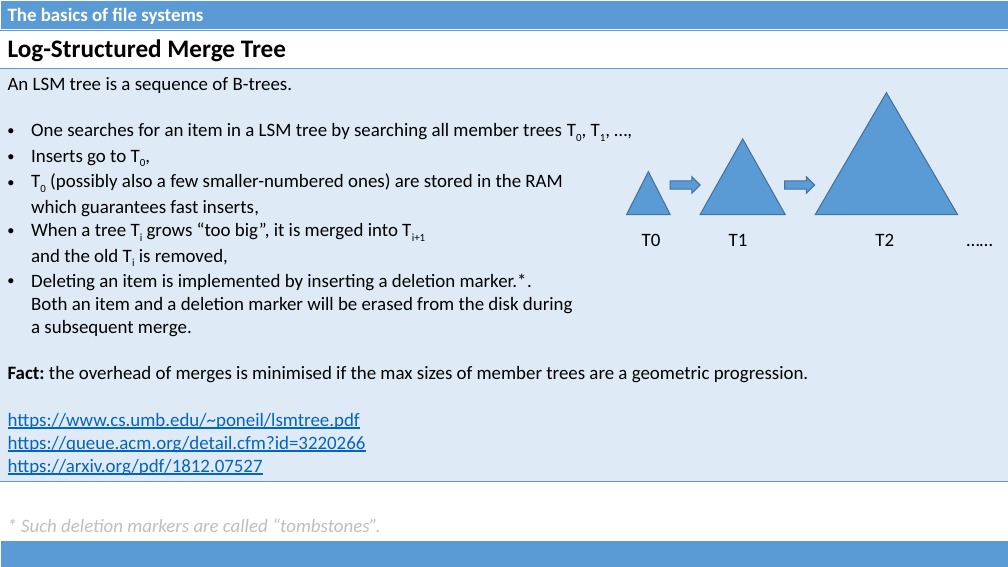
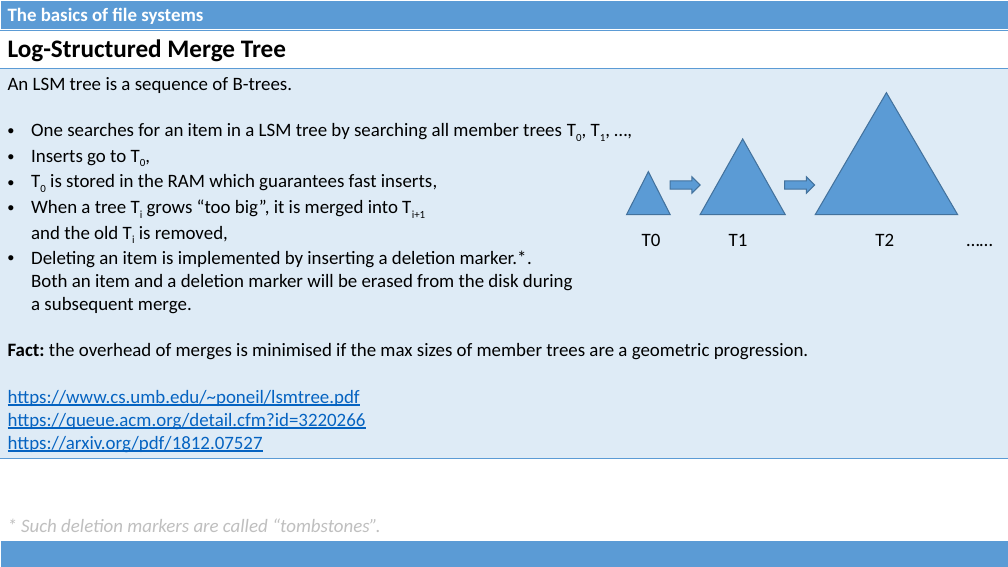
Before and after one commit to dominiquelefevre/filesystems-101-jb, a slide deck: slide 37 of talks/src/class05.pptx (slide 32 before the commit). Drawn at 1008x567 pixels with LibreOffice and Linux fonts; fonts in the diff are those of the drawing. Boxes give left, top, right and bottom in pixels: in the first picture for what was removed or moved away, otherwise in the second. Text is boxed around its words. In the diff, an @@ line names an element or a change of style, - is before the commit and + after.

Commit message:
class05: add slides about prefix compression and separator keys compression.
Also, fix some typos.

```diff
--- a/talks/src/class05.pptx
+++ b/talks/src/class05.pptx
@@ table at (0,30,1008,457) @@
-row 2, column 1: An LSM tree is a sequence of B-trees. / One searches for an item in a LSM tree by searching all member trees T0, T1, …, / Inserts go to T0, / T0 (possibly also a few smaller-numbered ones) are stored in the RAM which guarantees fast inserts, / When a tree Ti grows “too big”, it is merged into Ti+1 and the old Ti is removed, / Deleting an item is implemented by inserting a deletion marker.*. Both an item and a deletion marker will be erased from the disk during a subsequent merge. / Fact: the overhead of merges is minimised if the max sizes of member trees are a geometric progression. / https://www.cs.umb.edu/~poneil/lsmtree.pdf / https://queue.acm.org/detail.cfm?id=3220266 / https://arxiv.org/pdf/1812.07527
+row 2, column 1: An LSM tree is a sequence of B-trees. / One searches for an item in a LSM tree by searching all member trees T0, T1, …, / Inserts go to T0, / T0 is stored in the RAM which guarantees fast inserts, / When a tree Ti grows “too big”, it is merged into Ti+1 and the old Ti is removed, / Deleting an item is implemented by inserting a deletion marker.*. Both an item and a deletion marker will be erased from the disk during a subsequent merge. / Fact: the overhead of merges is minimised if the max sizes of member trees are a geometric progression. / https://www.cs.umb.edu/~poneil/lsmtree.pdf / https://queue.acm.org/detail.cfm?id=3220266 / https://arxiv.org/pdf/1812.07527
```
Also in this commit, not shown: 8 other slides changed, 6 slides added, 1 slide removed, 1 other file.
